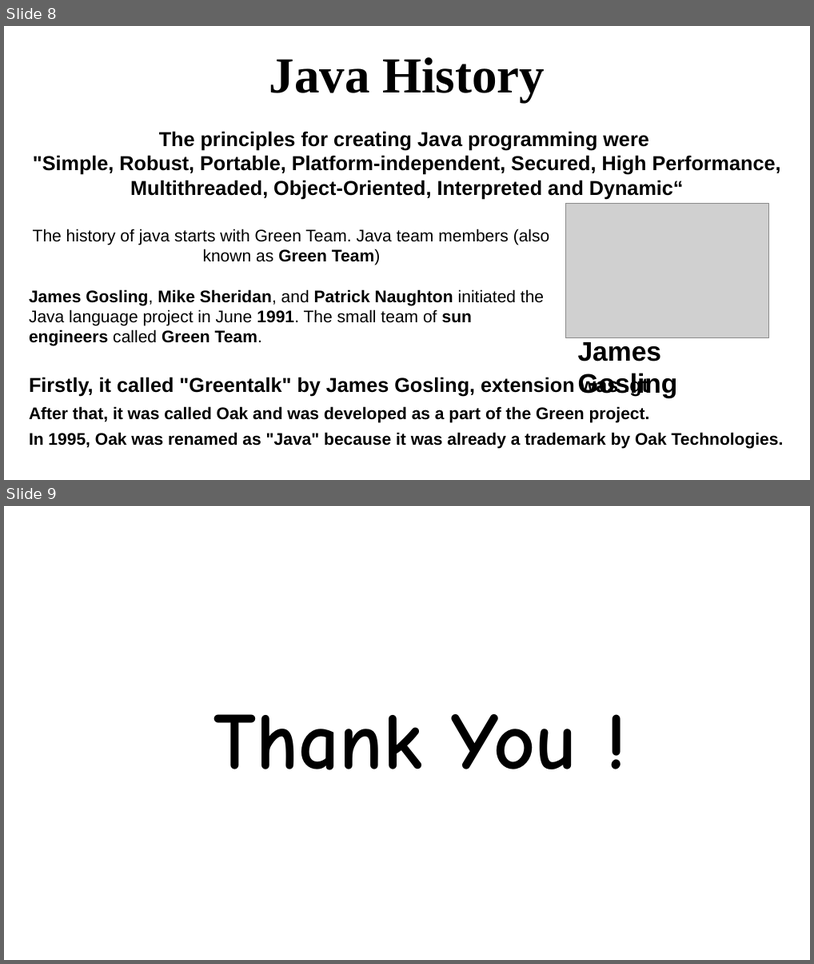
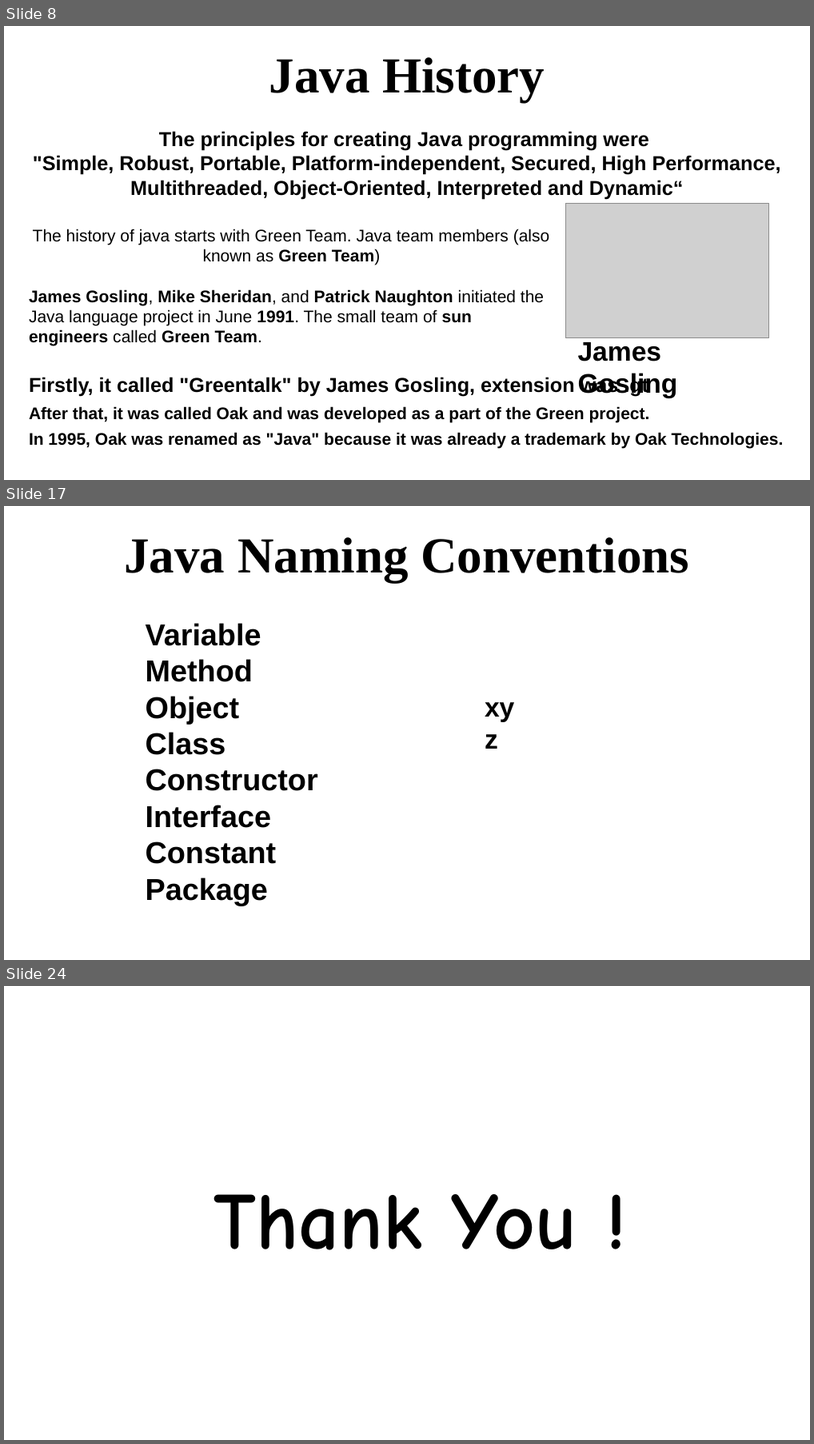
Before and after one commit to eusGithubwork/javaStudy, a slide deck: java.pptx. Shown one above the other, each under a label of ours: slides 8 and 9 before the commit, slides 8, 17 and 24 after it; the slides between them are not shown. The pictures are 814x964 and 814x1444 pixels, drawn with LibreOffice and Linux fonts; fonts in the diff are those of the drawing; grey boxes stand for pictures. Boxes give left, top, right and bottom in pixels: in the first picture for what was removed or moved away, otherwise in the second. Text is boxed around its words. In the diff, an @@ line names an element or a change of style, - is before the commit and + after.

```diff
--- a/java.pptx
+++ b/java.pptx
@@ slide 17 added at (x1=4, y1=506, x2=810, y2=960), background #FFFFFF @@
@@ text added at (x1=124, y1=537, x2=690, y2=583), 60 pt, text #000000, bold @@
+Java Naming Conventions
@@ text added at (x1=146, y1=623, x2=318, y2=905), 36 pt, text #000000, bold @@
+Variable
+Method
+Object
+Class
+Constructor
+Interface
+Constant
+Package
@@ text added at (x1=479, y1=687, x2=533, y2=725), 32 pt, text #000000, bold @@
+xyz
@@ what was slide 9 is now slide 24 @@
```
Also in this commit, not shown: 14 other slides added, 3 other files.
